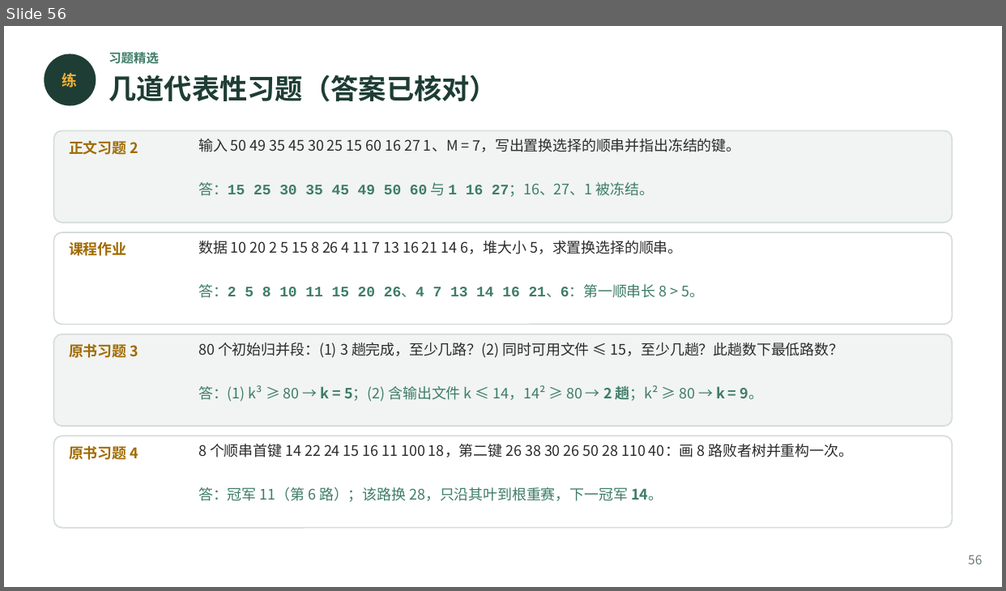
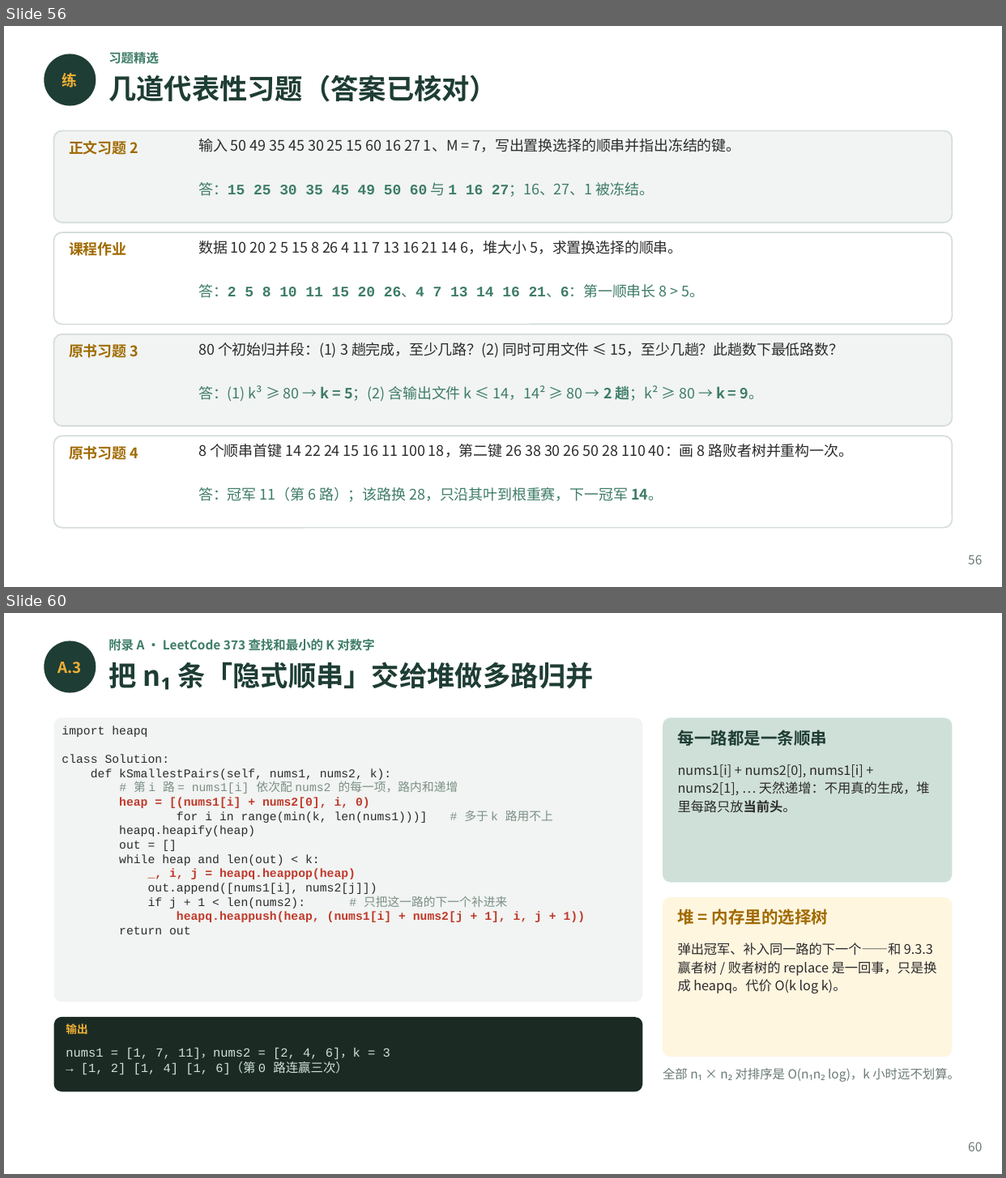
Before and after one commit to GMyhf/2026fall-cs201, a slide deck: courseware/202609_DSA_09_External_Sort.pptx. Shown one above the other, each under a label of ours: slide 56 before the commit, slides 56 and 60 after it; the slides between them are not shown. The pictures are 1006x591 and 1006x1178 pixels, drawn with LibreOffice and Linux fonts; fonts in the diff are those of the drawing. Boxes give left, top, right and bottom in pixels: in the first picture for what was removed or moved away, otherwise in the second. Text is boxed around its words. In the diff, an @@ line names an element or a change of style, - is before the commit and + after.

```diff
--- a/courseware/202609_DSA_09_External_Sort.pptx
+++ b/courseware/202609_DSA_09_External_Sort.pptx
@@ slide 60 added at (4,613,1002,1174), background #FFFFFF @@
@@ ellipse added at (44,641,96,693), fill #1E3D34 @@
@@ text added at (108,639,375,651), 9 pt, text #3E7C68, bold @@
+附录 A · LeetCode 373 查找和最小的 K 对数字
@@ text added at (58,662,82,674), 11 pt, text #F2B134, bold @@
+A.3
@@ text added at (108,662,594,689), 20 pt, text #1E3D34, bold @@
+把 n₁ 条「隐式顺串」交给堆做多路归并
@@ rounded rectangle added at (54,717,642,1002), fill #F1F4F2 @@
@@ text added at (62,726,586,935), 8.6 pt, text #2B2B2B @@
+import heapq
+class Solution:
+def kSmallestPairs(self, nums1, nums2, k):
+# 第 i 路 = nums1[i] 依次配 nums2 的每一项，路内和递增
+heap = [(nums1[i] + nums2[0], i, 0)
+for i in range(min(k, len(nums1)))] # 多于 k 路用不上
+heapq.heapify(heap)
+out = []
+while heap and len(out) < k:
+_, i, j = heapq.heappop(heap)
+out.append([nums1[i], nums2[j]])
+if j + 1 < len(nums2): # 只把这一路的下一个补进来
+heapq.heappush(heap, (nums1[i] + nums2[j + 1], i, j + 1))
+return out
@@ rounded rectangle added at (663,717,952,883), fill #CFE0D8 @@
@@ text added at (678,730,828,746), 12 pt, text #1E3D34, bold @@
+每一路都是一条顺串
@@ text added at (678,764,930,813), 9.5 pt, text #2B2B2B @@
+nums1[i] + nums2[0], nums1[i] + nums2[1], … 天然递增：不用真的生成，堆里每路只放当前头。
@@ rounded rectangle added at (663,897,952,1057), fill #FFF6E0 @@
@@ text added at (678,909,829,925), 12 pt, text #A06A00, bold @@
+堆 = 内存里的选择树
@@ text added at (678,943,937,994), 9.5 pt, text #2B2B2B @@
+弹出冠军、补入同一路的下一个——和 9.3.3 赢者树 / 败者树的 replace 是一回事，只是换成 heapq。代价 O(k log k)。
@@ rounded rectangle added at (54,1017,642,1092), fill #1B2B24 @@
@@ text added at (66,1024,87,1034), 8 pt, text #F2B134, bold @@
+输出
@@ text added at (66,1048,390,1075), 9 pt, text #CFE0D8 @@
+nums1 = [1, 7, 11]，nums2 = [2, 4, 6]，k = 3
+→ [1, 2] [1, 4] [1, 6]（第 0 路连赢三次）
@@ text added at (663,1068,960,1082), 9 pt, text #6B7B74 @@
+全部 n₁ × n₂ 对排序是 O(n₁n₂ log)，k 小时远不划算。
@@ text added at (968,1142,982,1152), 9 pt, text #6B7B74 @@
+60
```
Also in this commit, not shown: 2 slides changed, 8 other slides added, 2 other files.
